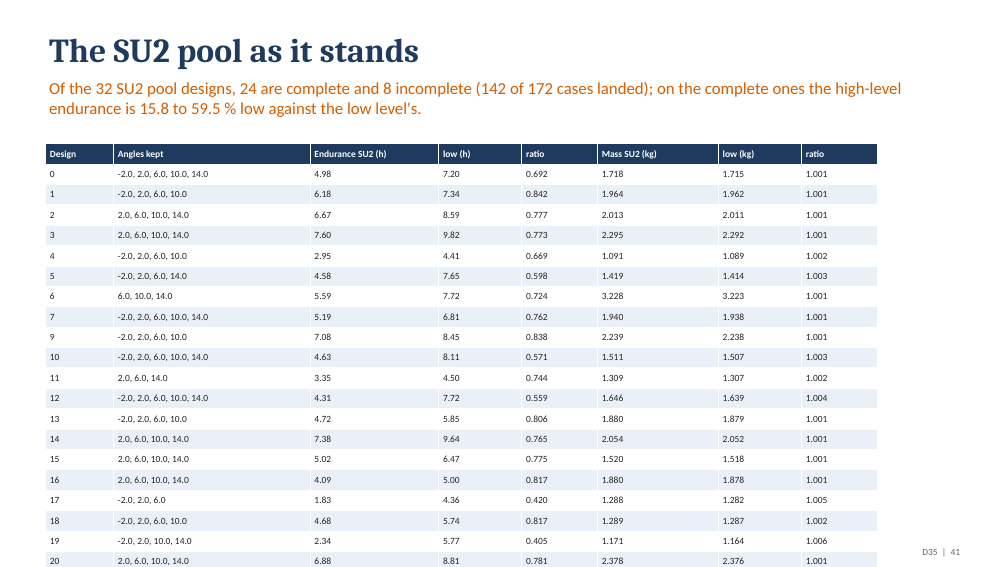
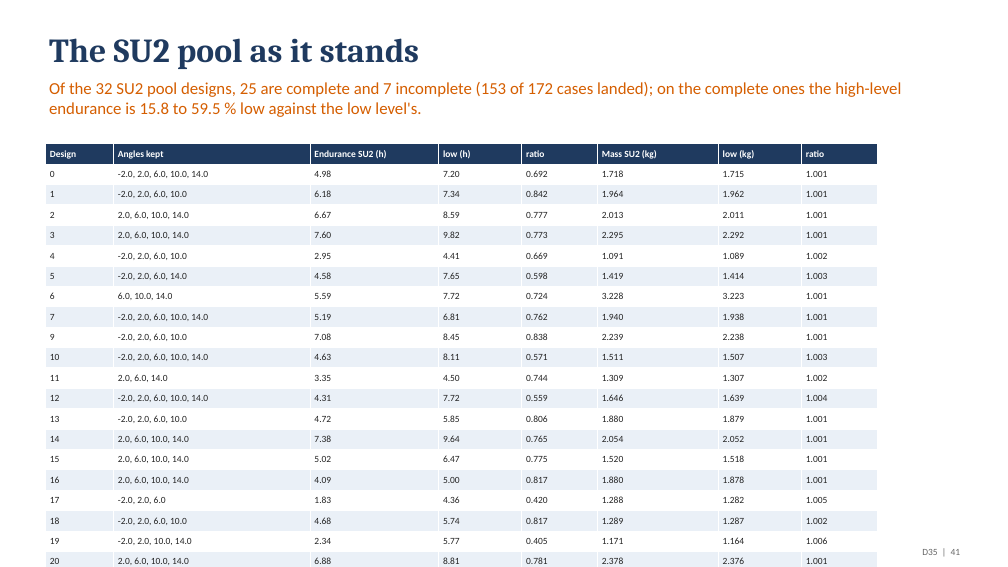
Before and after one commit to emarinhoss/ai-engineering, a slide deck: slide 41 of docs/talk/deck_drone.pptx. Drawn at 1008x567 pixels with LibreOffice and Linux fonts; fonts in the diff are those of the drawing. Boxes give left, top, right and bottom in pixels: in the first picture for what was removed or moved away, otherwise in the second. Text is boxed around its words. In the diff, an @@ line names an element or a change of style, - is before the commit and + after.

```diff
--- a/docs/talk/deck_drone.pptx
+++ b/docs/talk/deck_drone.pptx
@@ text at (x1=49, y1=82, x2=901, y2=117): text changed @@
-Of the 32 SU2 pool designs, 24 are complete and 8 incomplete (142 of 172 cases landed); on the complete ones the high-level endurance is 15.8 to 59.5 % low against the low level's.
+Of the 32 SU2 pool designs, 25 are complete and 7 incomplete (153 of 172 cases landed); on the complete ones the high-level endurance is 15.8 to 59.5 % low against the low level's.
```
Also in this commit, not shown: 8 other slides changed, 5 other files.
